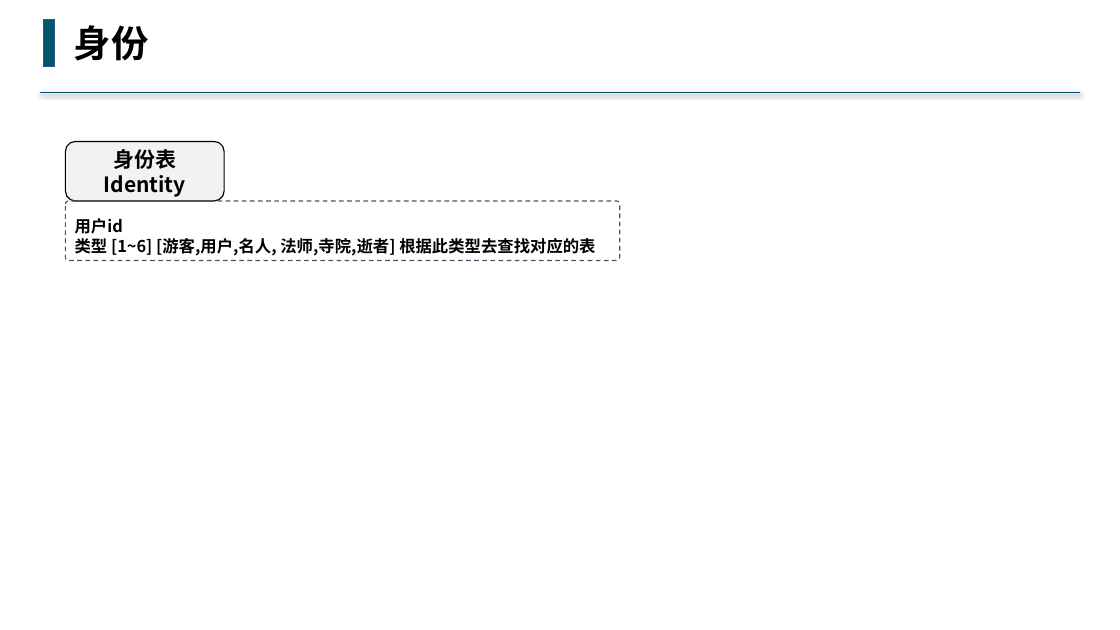
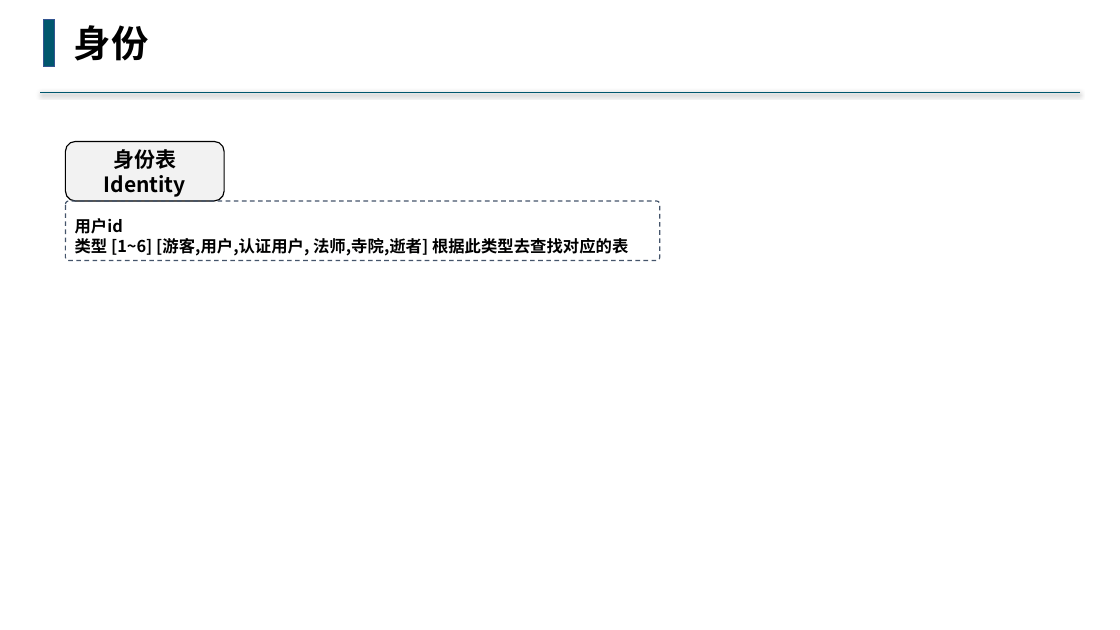
Before and after one commit to buddhachain/buddhaContract, a slide deck: slide 2 of doc/02.身份.pptx. Drawn at 1120x630 pixels with LibreOffice and Linux fonts; fonts in the diff are those of the drawing. Boxes give left, top, right and bottom in pixels: in the first picture for what was removed or moved away, otherwise in the second. Text is boxed around its words. In the diff, an @@ line names an element or a change of style, - is before the commit and + after.

```diff
--- a/doc/02.身份.pptx
+++ b/doc/02.身份.pptx
@@ rounded rectangle "用户id 类型 [1~6] [游客,用户,认证用户, 法师,寺院,逝者] ..." resized from (x1=66, y1=201, x2=620, y2=260) to (x1=66, y1=201, x2=660, y2=260) @@
@@ text in rounded rectangle at (x1=75, y1=218, x2=628, y2=256): text changed @@
-用户id
-类型 [1~6] [游客,用户,名人, 法师,寺院,逝者] 根据此类型去查找对应的表
+用户id
+类型 [1~6] [游客,用户,认证用户, 法师,寺院,逝者] 根据此类型去查找对应的表
```
Also in this commit, not shown: 3 other slides changed, 3 slides added, 1 other file.
